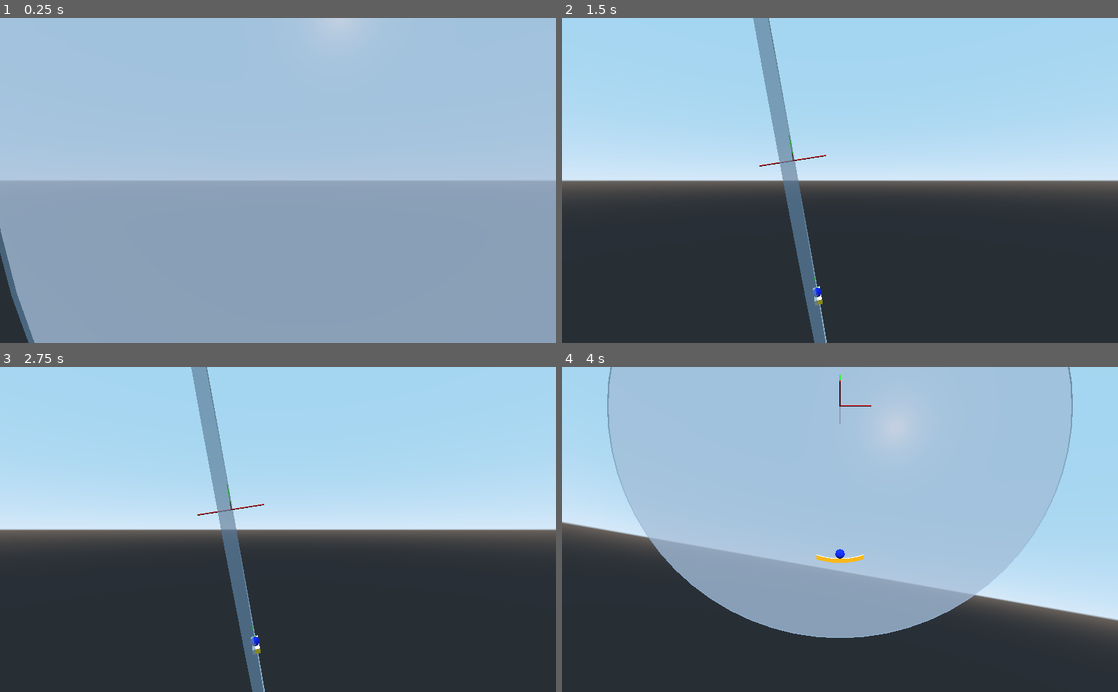
Above: before the commit, frames 1-4 (two rows, left to right).
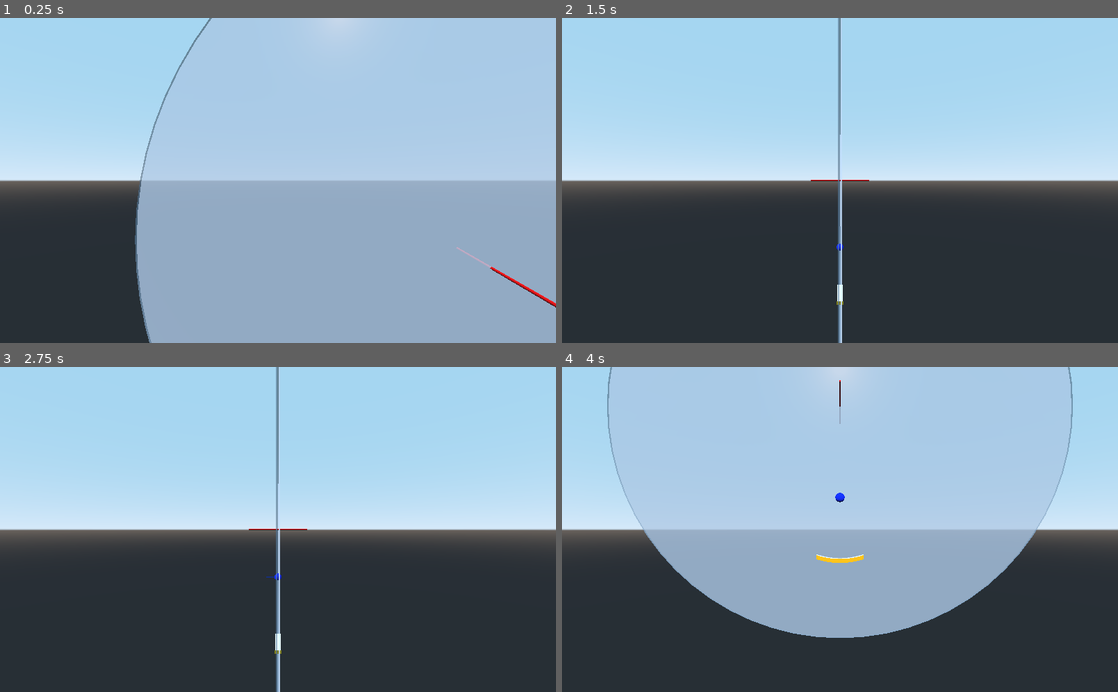
Above: after the commit, the same moments.

Repository: teratron/treaker
Game: Godot game, scene res://src/world/World.tscn
The game is run twice, just before and just after one commit, with the same random seed, the same clock (stepped at 60 frames per second) and the same inputs.
Inputs (mouse positions are in pixels of both pictures, inside the frame that each line leads up to):
- Up to frame 1 (0.25 s): no input
- Up to frame 2 (1.5 s): tap Enter at 0.5 s; move the mouse to (867, 180) at 0.52 s; press the mouse at (867, 180) at 0.53 s; hold W (move_forward) from 0.53 s (still down); move the mouse to (812, 180) at 1.27 s; release the mouse at (812, 180) at 1.28 s; tap C (toggle_camera) at 1.35 s; click (812, 180) at 1.42 s
- Up to frame 3 (2.75 s): keep holding W (move_forward); tap Space (move_up) at 2 s; move the mouse to (289, 523) at 2.02 s; tap Alt (use_ability) at 2.1 s; click (289, 523) at 2.17 s
- Up to frame 4 (4 s): keep holding W (move_forward); tap Enter at 2.75 s; move the mouse to (834, 536) at 2.77 s; click (834, 536) at 2.85 s; tap Space (move_up) at 3.5 s; move the mouse to (878, 532) at 3.52 s; hold C (toggle_camera) from 3.53 s (still down); click (878, 532) at 3.67 s

The runs differ from the first frame. In frame 1, 16% of the frame differs, in the area x 0-100%, y 0-100%; in frame 2, 3.4%; in frame 3, 3.4%; in frame 4, 15%.
Error before the commit: Invalid get index 'transform' (on base: 'Transform'). (res://src/player/Player.gd:60)

Commit message:
Update transform

Diff:
--- a/app/src/debug/CameraFloat.gd
+++ b/app/src/debug/CameraFloat.gd
@@ -1,7 +1,7 @@
 extends Camera
 
 
-const MOUSE_SENSITIVITY = 0.002
+const MOUSE_SENSITIVITY = .002
 const MOVE_SPEED = 1.2
 
 var rotate   = Vector3()
@@ -25,5 +25,5 @@
 	)
 	if motion != Vector3.ZERO:
 		velocity += MOVE_SPEED * delta * transform.basis.xform(motion.normalized())
-		velocity *= 0.85
+		velocity *= .85
 		translation += velocity
--- a/app/src/player/Ball.gd
+++ b/app/src/player/Ball.gd
@@ -29,12 +29,12 @@
 #		state.linear_velocity = state.linear_velocity
 
 
-func set_radius(param: float) -> void:
+func set_radius(value: float) -> void:
 	var mesh = $MeshInstance.mesh
-	mesh.radius = param
-	mesh.height = param * 2
-	$CollisionShape.shape.radius = param
-	$Area/CollisionShape.shape.radius = param + .2
+	mesh.radius = value
+	mesh.height = value * 2
+	$CollisionShape.shape.radius = value
+	$Area/CollisionShape.shape.radius = value + .2
 
 
 func pause() -> void:
--- a/app/src/player/Ball.tscn
+++ b/app/src/player/Ball.tscn
@@ -22,6 +22,7 @@
 contacts_reported = 4
 contact_monitor = true
 sleeping = true
+axis_lock_linear_z = true
 script = ExtResource( 1 )
 
 [node name="MeshInstance" type="MeshInstance" parent="."]
--- a/app/src/player/Paddle.gd
+++ b/app/src/player/Paddle.gd
@@ -1,33 +1,20 @@
 extends StaticBody
 
 
-#onready var _ball_position := $BallPosition
+var ball_position: Vector3 setget, get_ball_position
 
-#var ball: Vector3 setget set_ball_position, get_ball_position
-var ball_position: Transform setget, get_ball_position
-
-#func set_ball_position(position: Vector3) -> void:
-#	ball.y = $MeshInstance.mesh.get_aabb().size.y * .5 + position.y * 1.002
-#	$BallPosition.transform.origin = ball
-#	#ball_position.y += $MeshInstance.mesh.get_aabb().size.y * .5
-#	#print(ball_position)
-
-
-#func _ready():
-#	yield(owner, "ready")
+onready var ball := $BallPosition
 
 
 func set_ball_position(radius: float) -> void:
-	$BallPosition.transform.origin.y = $MeshInstance.mesh.get_aabb().size.y * .5 + radius * 1.002
+	#print($CollisionShape.shape.set_faces(PoolVector3Array($CSGCylinder.get_meshes())))
+	#print($CSGCylinder/CSGPolygon.is_root_shape())
+	#ball.transform.origin.y = $CSGCylinder.get_aabb().size.y * .5 + radius * 1.002
+	ball.transform.origin.y = ($CSGCylinder.radius - $CSGCylinder/CSGCylinder.radius) * .5 + radius
 
 
-func get_ball_position() -> Transform:
-	#print(get_parent())
-	#return $BallPosition.transform
-	var pos := $BallPosition
-	#var z = Vector3.ZERO #pos.transform.origin
-	#prints(transform.xform(z), owner.get_child(0).transform.xform(z), owner.transform.xform(z), owner.get_child(0))
-	return Transform(pos.transform.basis, transform.xform(pos.transform.origin))
+func get_ball_position() -> Vector3:
+	return transform.xform(ball.transform.origin)
 
 
 func _on_Area_area_entered(_area):
--- a/app/src/player/Paddle.tscn
+++ b/app/src/player/Paddle.tscn
@@ -1,8 +1,10 @@
 [gd_scene load_steps=8 format=2]
 
 [ext_resource path="res://src/player/Paddle.gd" type="Script" id=1]
-[ext_resource path="res://src/player/Paddle.tres" type="CubeMesh" id=2]
 [ext_resource path="res://src/debug/Axis.tscn" type="PackedScene" id=3]
+
+[sub_resource type="PhysicsMaterial" id=6]
+bounce = 1.0
 
 [sub_resource type="SpatialMaterial" id=3]
 albedo_color = Color( 1, 0.701961, 0, 1 )
@@ -10,18 +12,17 @@
 [sub_resource type="SpatialMaterial" id=4]
 albedo_color = Color( 1, 0.8, 0.113725, 1 )
 
-[sub_resource type="BoxShape" id=1]
-extents = Vector3( 2, 0.25, 0.5 )
+[sub_resource type="ConcavePolygonShape" id=7]
 
 [sub_resource type="BoxShape" id=2]
 extents = Vector3( 2.25, 0.5, 0.5 )
 
 [node name="Paddle" type="StaticBody"]
+physics_material_override = SubResource( 6 )
 script = ExtResource( 1 )
 
 [node name="CSGCylinder" type="CSGCylinder" parent="."]
 transform = Transform( 1, 0, 0, 0, -4.37114e-08, -1, 0, 1, -4.37114e-08, 0, 9.75, 0 )
-use_collision = true
 radius = 10.0
 sides = 64
 smooth_faces = false
@@ -40,19 +41,13 @@
 sides = 64
 smooth_faces = false
 
-[node name="MeshInstance" type="MeshInstance" parent="."]
-visible = false
-mesh = ExtResource( 2 )
-material/0 = null
-
 [node name="CollisionShape" type="CollisionShape" parent="."]
-visible = false
-shape = SubResource( 1 )
-disabled = true
+shape = SubResource( 7 )
 
 [node name="BallPosition" type="Position3D" parent="."]
 
 [node name="Axis" parent="BallPosition" instance=ExtResource( 3 )]
+visible = false
 
 [node name="Area" type="Area" parent="."]
 visible = false
--- /dev/null
+++ b/app/src/player/Paddle_2.tscn
@@ -0,0 +1,36 @@
+[gd_scene load_steps=6 format=2]
+
+[ext_resource path="res://src/player/Paddle.gd" type="Script" id=1]
+[ext_resource path="res://src/player/Paddle.tres" type="CubeMesh" id=2]
+[ext_resource path="res://src/debug/Axis.tscn" type="PackedScene" id=3]
+
+[sub_resource type="BoxShape" id=1]
+extents = Vector3( 2, 0.25, 0.5 )
+
+[sub_resource type="BoxShape" id=2]
+extents = Vector3( 2.25, 0.5, 0.5 )
+
+[node name="Paddle" type="StaticBody"]
+script = ExtResource( 1 )
+
+[node name="MeshInstance" type="MeshInstance" parent="."]
+mesh = ExtResource( 2 )
+material/0 = null
+
+[node name="CollisionShape" type="CollisionShape" parent="."]
+shape = SubResource( 1 )
+disabled = true
+
+[node name="BallPosition" type="Position3D" parent="."]
+
+[node name="Axis" parent="BallPosition" instance=ExtResource( 3 )]
+visible = false
+
+[node name="Area" type="Area" parent="."]
+visible = false
+
+[node name="CollisionShape" type="CollisionShape" parent="Area"]
+shape = SubResource( 2 )
+
+[connection signal="area_entered" from="Area" to="." method="_on_Area_area_entered"]
+[connection signal="body_entered" from="Area" to="." method="_on_Area_body_entered"]
--- a/app/src/player/Player.gd
+++ b/app/src/player/Player.gd
@@ -17,16 +17,15 @@
 
 
 #https://kidscancode.org/godot_recipes/math/transforms/
-
 #var direction = Vector3(1,0,0)
 #var speed = 30
 #
 #func _physics_process(delta):
-#    var local_velocity = direction * speed
-#    var global_velocity = global_transform.basis.xform(local_velocity)
+#	var local_velocity = direction * speed
+#	var global_velocity = global_transform.basis.xform(local_velocity)
 #
-#    if Input.is_key_pressed(KEY_W):
-#	linear_velocity = global_velocity
+#	if Input.is_key_pressed(KEY_W):
+#		linear_velocity = global_velocity
 
 
 func _ready():
@@ -35,14 +34,7 @@
 	camera.transform.origin = Vector3(0, -radius_camera, distance_camera)
 	paddle.transform.origin = Vector3(0, -radius_paddle, 0)
 	paddle.set_ball_position(ball.radius)
-	#print(paddle.ball_position)
-	ball.transform = paddle.ball_position
-	#ball.transform.origin = rotor.transform.xform_inv(paddle.transform.origin)
-	#ball.transform.origin = paddle.transform.xform(paddle.get_ball_position().origin)
-	#prints(paddle.transform.xform_inv(paddle.ball_position.origin), paddle.transform.origin)
-	#ball.transform.origin = paddle.transform.origin + paddle.ball_position.transform.origin
-	#prints(ball.transform, paddle.transform.origin)
-
+	ball_parked_position()
 
 
 #func _physics_process(_delta):
@@ -56,8 +48,7 @@
 func _unhandled_input(event):
 	if (event is InputEventKey || InputEventMouseButton) && event.is_action_pressed("use_shot"):
 		if ball.is_parked:
-			#prints(paddle.ball_position.transform.basis.y)
-			ball.start(paddle.ball_position.transform.basis.y)
+			ball.start(ball.transform.basis.y)
 		else:
 			ball.stop()
 
@@ -70,13 +61,12 @@
 			rotor.transform.basis = rotor.transform.basis.rotated(Vector3(0, 0, 1), angular_speed * delta * motion.x)
 
 			if ball.is_parked:
-				#prints(ball.transform.origin)
-				#prints(rotor.transform.basis, paddle.ball_position.transform.origin)
-				#ball.transform = Transform(rotor.transform.basis, paddle.ball_position.transform.origin)
-				#ball.transform.origin = rotor.transform.xform_inv(paddle.ball_position.origin)
-				#print(paddle.ball_position)
-				ball.transform.origin = rotor.transform.xform_inv(paddle.ball_position.origin)
-				#print(rotor.transform.xform_inv(paddle.ball_position.origin))
+				ball_parked_position()
 
 		if is_center_look:
 			camera.look_at(rotor.transform.origin, Vector3(0, 0, 1))
+
+
+func ball_parked_position():
+	ball.transform.basis  = rotor.transform.basis
+	ball.transform.origin = rotor.transform.xform(paddle.ball_position)
--- a/app/src/player/Player.tscn
+++ b/app/src/player/Player.tscn
@@ -45,13 +45,9 @@
 
 [node name="Axis" parent="Rotor" instance=ExtResource( 7 )]
 transform = Transform( 2, 0, 0, 0, 2, 0, 0, 0, 2, 0, 0, 0 )
+visible = false
 
 [node name="Ball" parent="." instance=ExtResource( 3 )]
-
-[node name="Center" type="MeshInstance" parent="."]
-transform = Transform( 1, 0, 0, 0, -4.37114e-08, -1, 0, 1, -4.37114e-08, 0, 0, 0 )
-mesh = SubResource( 2 )
-material/0 = null
 
 [node name="StateMachine" type="Node" parent="."]
 script = ExtResource( 4 )
@@ -63,6 +59,11 @@
 [node name="Idle" type="Node" parent="StateMachine"]
 script = ExtResource( 5 )
 
+[node name="Center" type="MeshInstance" parent="."]
+transform = Transform( 1, 0, 0, 0, -4.37114e-08, -1, 0, 1, -4.37114e-08, 0, 0, 0 )
+mesh = SubResource( 2 )
+material/0 = null
+
 [node name="MeshInstance" type="MeshInstance" parent="."]
 transform = Transform( 1, 0, 0, 0, -4.37114e-08, -1, 0, 1, -4.37114e-08, 0, 0, 0 )
 mesh = SubResource( 4 )
--- a/app/src/world/World.tscn
+++ b/app/src/world/World.tscn
@@ -23,7 +23,6 @@
 [node name="Debug" parent="." instance=ExtResource( 1 )]
 
 [node name="Player" parent="." instance=ExtResource( 2 )]
-transform = Transform( 0.975082, -0.141315, 0.17101, 0.17101, 0.969846, -0.173648, -0.141314, 0.198566, 0.969846, 5, 3, 7 )
 
 [node name="Bricks" type="StaticBody" parent="Player"]
 visible = false
